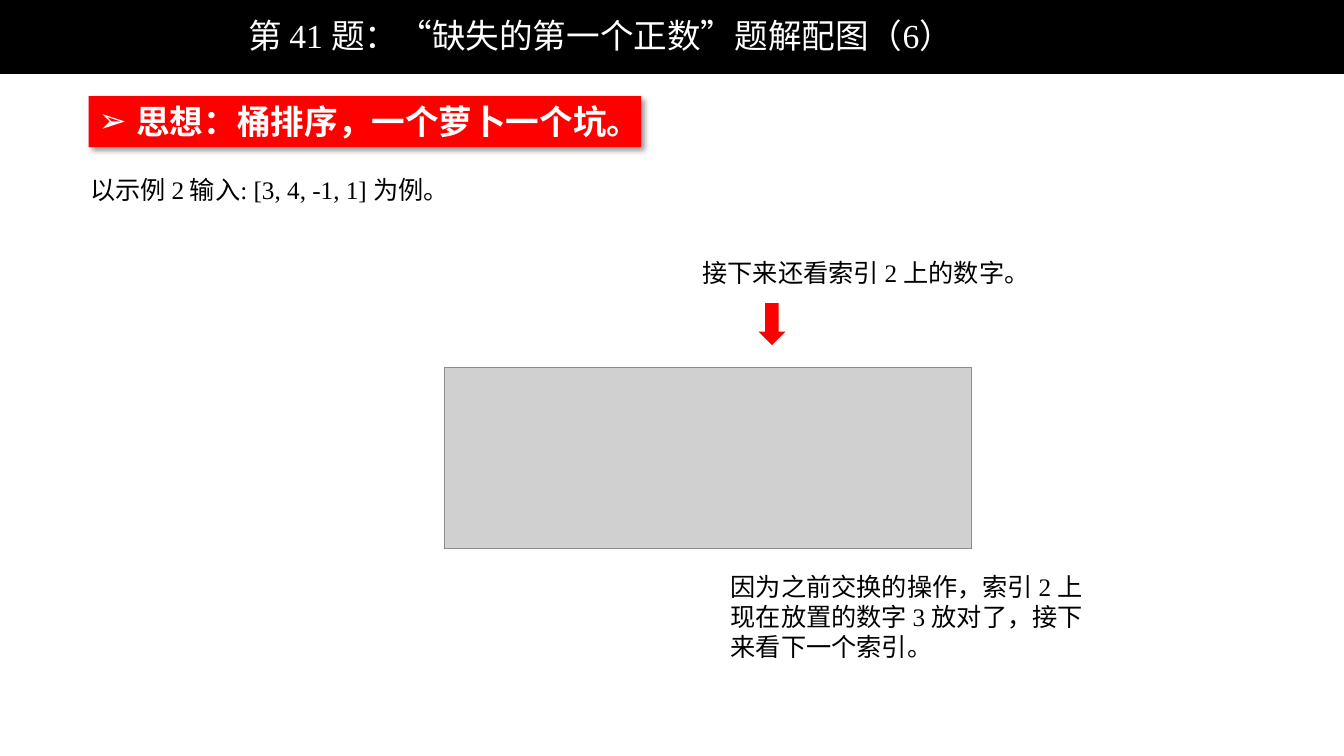
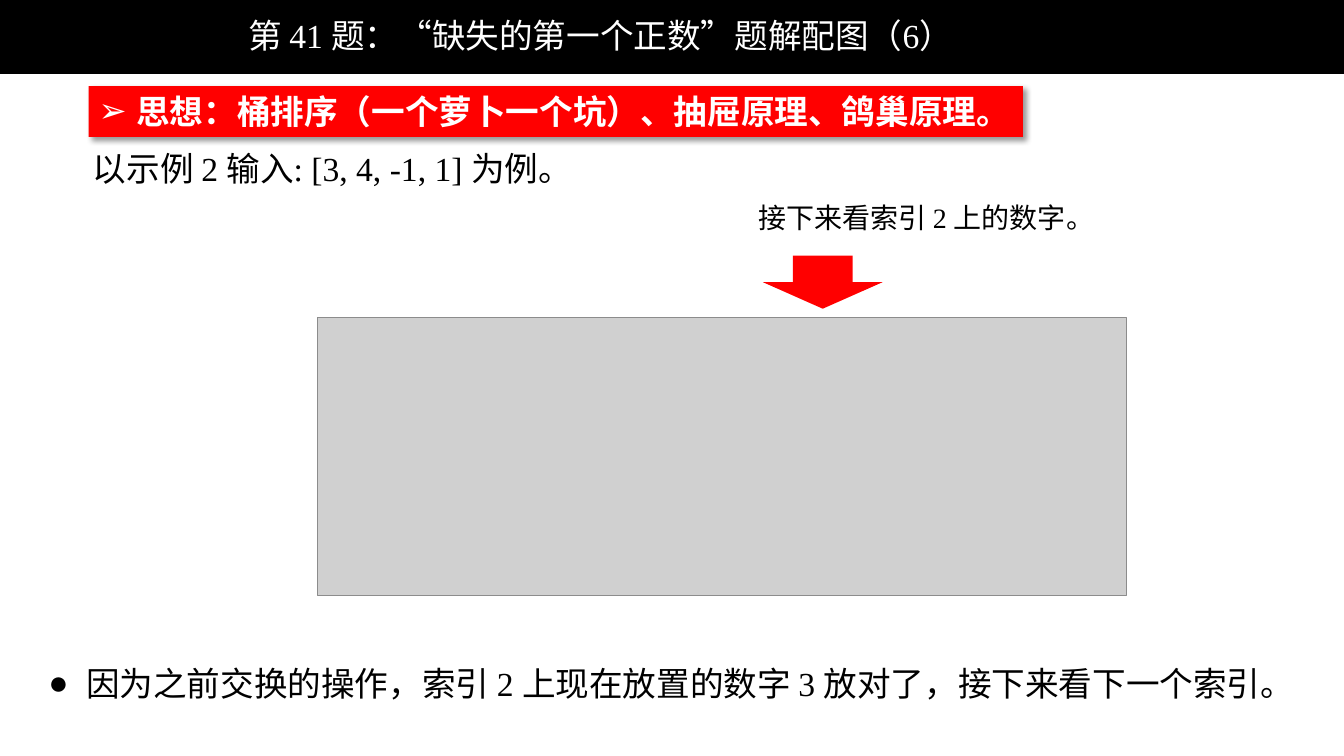
Before and after one commit to liweiwei1419/LeetCode-Solution-PPT, a slide deck: slide 6 of 0001-0100/LeetCode 第 41 题：“缺失的第一个正数”题解配图.pptx. Drawn at 1344x756 pixels with LibreOffice and Linux fonts; fonts in the diff are those of the drawing; grey boxes stand for pictures; background and template pictures are left out. Boxes give left, top, right and bottom in pixels: in the first picture for what was removed or moved away, otherwise in the second. Text is boxed around its words. In the diff, an @@ line names an element or a change of style, - is before the commit and + after.

```diff
--- a/0001-0100/LeetCode 第 41 题：“缺失的第一个正数”题解配图.pptx
+++ b/0001-0100/LeetCode 第 41 题：“缺失的第一个正数”题解配图.pptx
@@ rectangle "思想：桶排序（一个萝卜一个坑）、抽屉原理、鸽巢原理。": place and size @@
-rectangle "思想：桶排序（一个萝卜一个坑）、抽屉原理、鸽巢原理。" at [89, 97, 641, 147]
+rectangle "思想：桶排序（一个萝卜一个坑）、抽屉原理、鸽巢原理。" at [89, 86, 1023, 136]
@@ text in rectangle at [136, 95, 1010, 128]: text changed @@
-➢ 思想：桶排序，一个萝卜一个坑。
+➢ 思想：桶排序（一个萝卜一个坑）、抽屉原理、鸽巢原理。
@@ text "以示例 2 输入: [3, 4, ...": place and size @@
-text "以示例 2 输入: [3, 4, ..." at [90, 178, 449, 203]
+text "以示例 2 输入: [3, 4, ..." at [93, 153, 572, 186]
@@ text "以示例 2 输入: [3, 4, ..." at [93, 153, 572, 186]: size 18 to 24 pt; font Calibri to Times New Roman in "以示例 输入: 为例。" @@
@@ text at [758, 204, 1094, 231]: text changed; size 18 to 20 pt @@
-接下来还看索引 2 上的数字。
+接下来看索引 2 上的数字。
@@ down arrow: place and size @@
-down arrow at [758, 303, 785, 346]
+down arrow at [763, 256, 883, 310]
@@ picture: place and size @@
-picture at [445, 368, 971, 548]
+picture at [318, 318, 1126, 596]
@@ text "因为之前交换的操作，索引 2 上现在放置的数字 3 放对了，接下来看下一个索引。": place and size @@
-text "因为之前交换的操作，索引 2 上现在放置的数字 3 放对了，接下来看下一个索引。" at [731, 574, 1083, 658]
+text "因为之前交换的操作，索引 2 上现在放置的数字 3 放对了，接下来看下一个索引。" at [86, 667, 1294, 700]
@@ text "因为之前交换的操作，索引 2 上现在放置的数字 3 放对了，接下来看下一个索引。" at [86, 667, 1294, 700]: size 18 to 24 pt; bullet none to ● @@
```
Also in this commit, not shown: 7 other slides changed.
